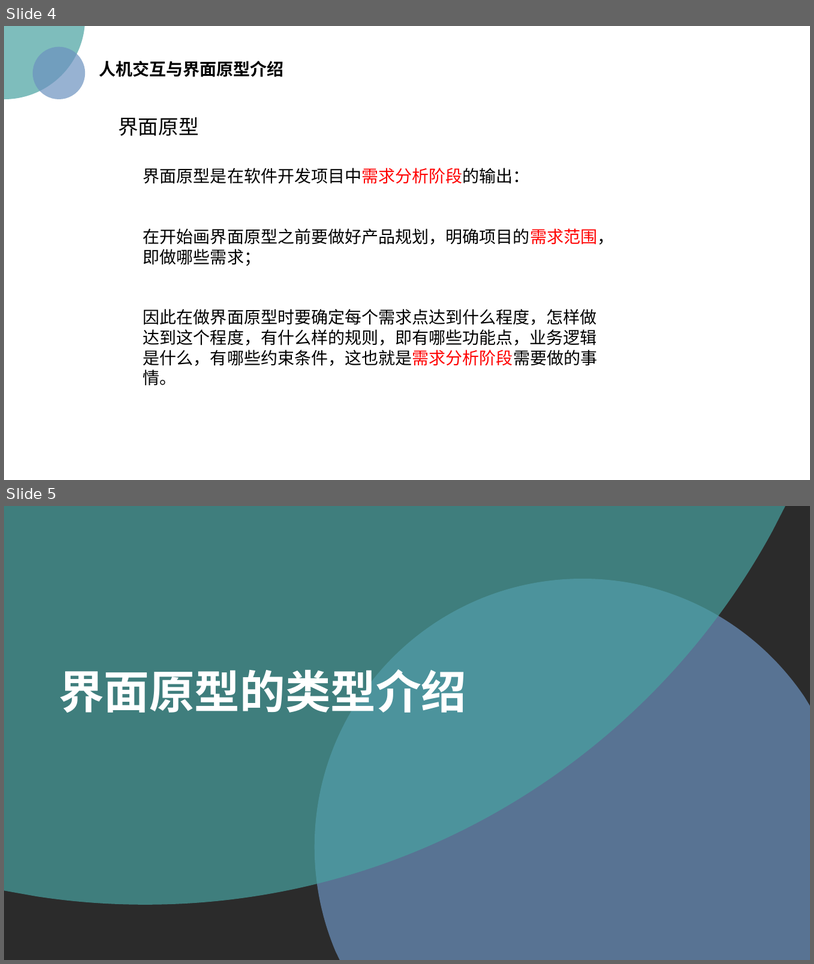
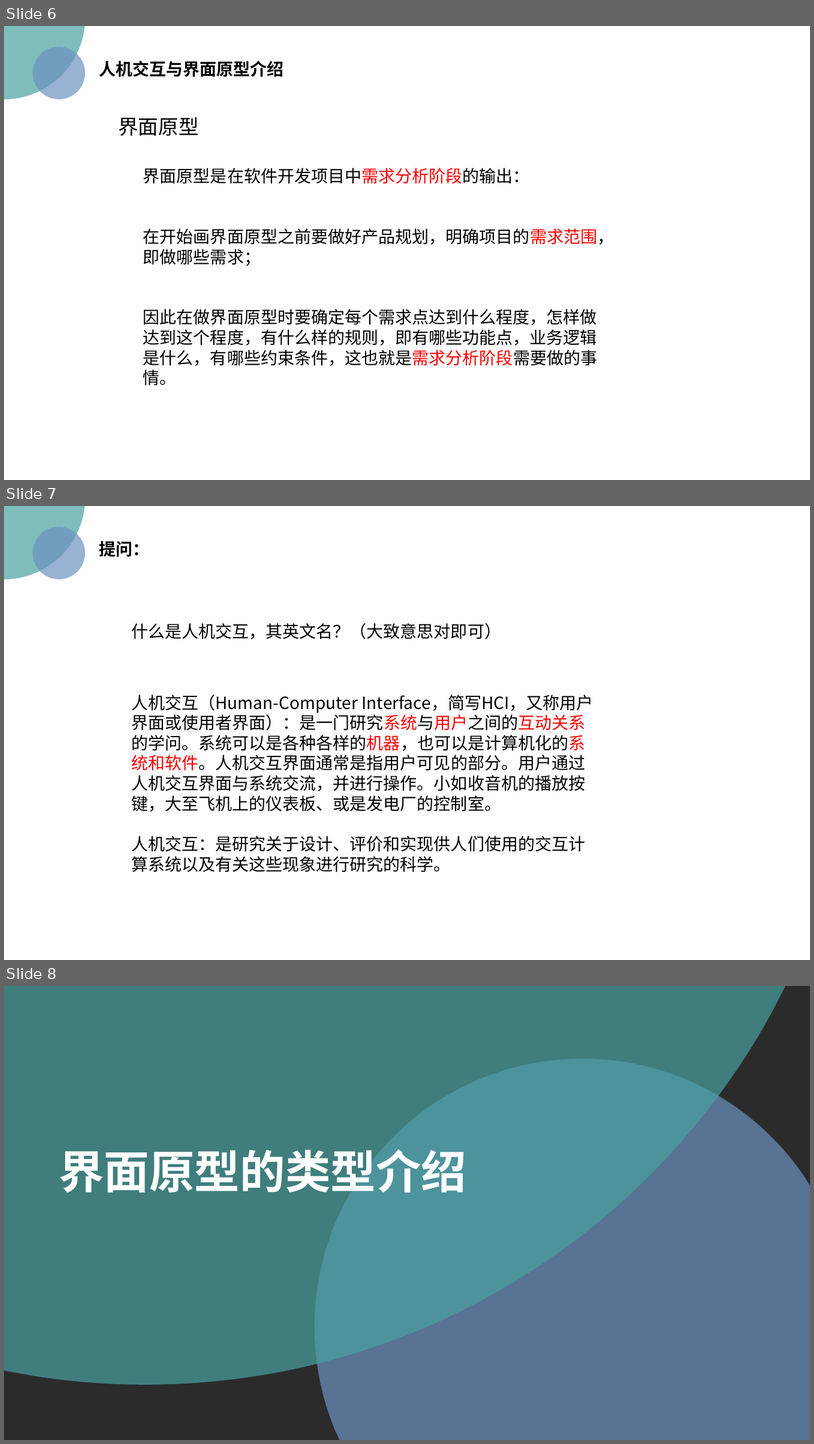
Before and after one commit to PRD2018/PRD2018-G15, a slide deck: 非受控文档/02-陈俊仁/2018-11-4任务/[PRD-15]UML基础二.pptx. Shown one above the other, each under a label of ours: slides 4 and 5 before the commit, slides 6, 7 and 8 after it. The pictures are 814x964 and 814x1444 pixels, drawn with LibreOffice and Linux fonts; fonts in the diff are those of the drawing; background and template pictures are left out; a plain dark background stands for a picture behind light text. Boxes give left, top, right and bottom in pixels: in the first picture for what was removed or moved away, otherwise in the second. Text is boxed around its words. In the diff, an @@ line names an element or a change of style, - is before the commit and + after.

```diff
--- a/非受控文档/02-陈俊仁/2018-11-4任务/[PRD-15]UML基础二.pptx
+++ b/非受控文档/02-陈俊仁/2018-11-4任务/[PRD-15]UML基础二.pptx
@@ slide 7 added at [4,506,810,960], background picture (left out) @@
@@ ellipse added at [4,506,85,579], fill #48A2A0 at 70% opacity @@
@@ ellipse added at [32,526,85,579], fill #6C92C0 at 70% opacity @@
@@ text added at [99,541,149,557], 20 pt, text #000000, bold @@
+提问：
@@ text added at [131,623,501,639], 20 pt, text #000000 @@
+什么是人机交互，其英文名？（大致意思对即可）
@@ text added at [131,694,594,872], 20 pt, text #000000 @@
+人机交互（Human-Computer Interface，简写HCI，又称用户界面或使用者界面）：是一门研究系统与用户之间的互动关系的学问。系统可以是各种各样的机器，也可以是计算机化的系统和软件。人机交互界面通常是指用户可见的部分。用户通过人机交互界面与系统交流，并进行操作。小如收音机的播放按键，大至飞机上的仪表板、或是发电厂的控制室。
+人机交互：是研究关于设计、评价和实现供人们使用的交互计算系统以及有关这些现象进行研究的科学。
@@ what was slide 4 is now slide 6 @@
@@ what was slide 5 is now slide 8 @@
```
Also in this commit, not shown: 4 other slides added.
